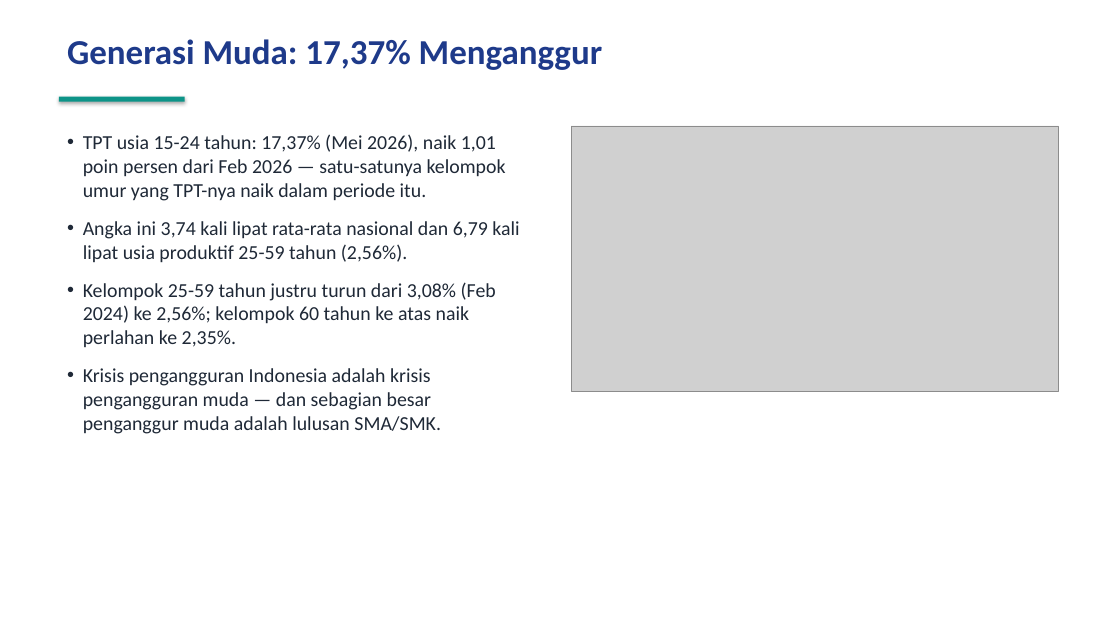
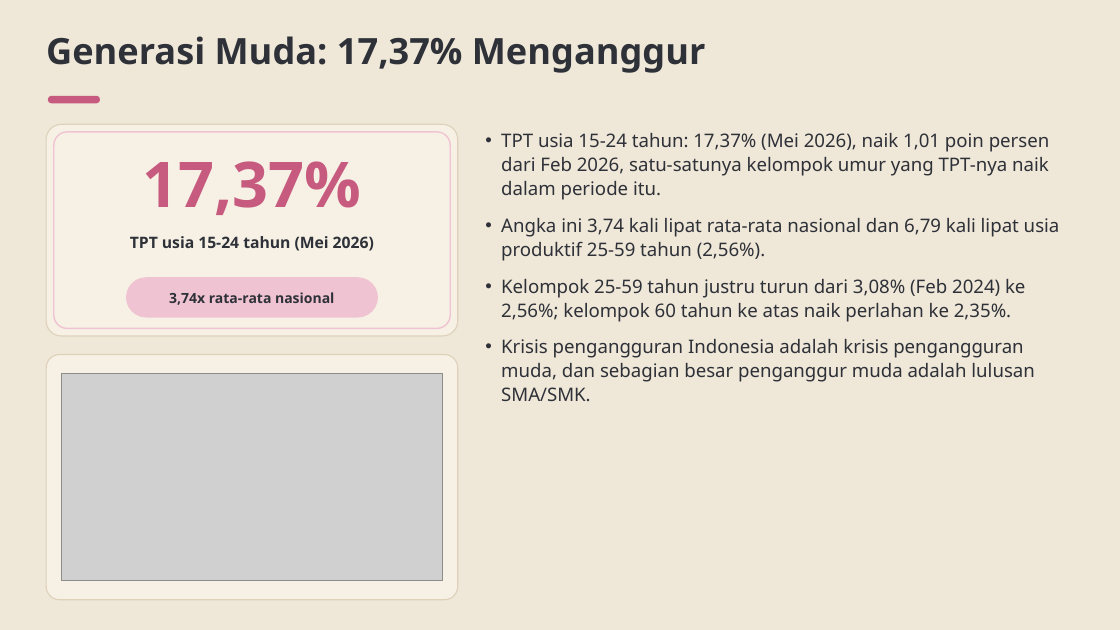
Before and after one commit to baghizash/pengangguran-indonesia-2026, a slide deck: slide 6 of Portofolio-Analisis-Pengangguran-2026.pptx. Drawn at 1120x630 pixels with LibreOffice and Linux fonts; fonts in the diff are those of the drawing; grey boxes stand for pictures. Boxes give left, top, right and bottom in pixels: in the first picture for what was removed or moved away, otherwise in the second. Text is boxed around its words. In the diff, an @@ line names an element or a change of style, - is before the commit and + after.

```diff
--- a/Portofolio-Analisis-Pengangguran-2026.pptx
+++ b/Portofolio-Analisis-Pengangguran-2026.pptx
@@ background #FFFFFF to #EFE7D8 @@
@@ text "Generasi Muda: 17,37% Menganggur": place and size @@
-text "Generasi Muda: 17,37% Menganggur" at <box>67,39,602,70</box>
+text "Generasi Muda: 17,37% Menganggur" at <box>46,36,706,73</box>
@@ text "Generasi Muda: 17,37% Menganggur" at <box>46,36,706,73</box>: size 30 to 31 pt, font Calibri to Noto Sans, text colour #1E3A8A to #2E3138; line spacing 1 to 1.07 @@
@@ rounded rectangle: place and size @@
-rounded rectangle at <box>59,97,185,102</box>
+rounded rectangle at <box>48,96,100,103</box>
@@ rounded rectangle at <box>48,96,100,103</box>: rectangle to rounded rectangle; fill #0D9488 to #C75B7F; shadow off @@
@@ rounded rectangle added at <box>46,124,458,336</box>, fill #F7F1E5, outline #DED2BA 1 pt @@
@@ rounded rectangle added at <box>54,132,450,329</box>, outline #EFC3D2 1.2 pt @@
@@ text "TPT usia 15-24 tahun: 17,37% ...": place and size @@
-text "TPT usia 15-24 tahun: 17,37% ..." at <box>83,134,519,434</box>
+text "TPT usia 15-24 tahun: 17,37% ..." at <box>501,133,1060,401</box>
@@ text at <box>501,133,1050,200</box>: text changed; size 17 to 16 pt; font Calibri to Noto Sans; text colour #1F2937 to #2E3138 @@
-• TPT usia 15-24 tahun: 17,37% (Mei 2026), naik 1,01 poin persen dari Feb 2026 — satu-satunya kelompok umur yang TPT-nya naik dalam periode itu.
+• TPT usia 15-24 tahun: 17,37% (Mei 2026), naik 1,01 poin persen dari Feb 2026, satu-satunya kelompok umur yang TPT-nya naik dalam periode itu.
@@ picture removed at <box>571,126,1059,391</box> @@
@@ text added at <box>143,161,362,215</box>, 54 pt, text #C75B7F, bold @@
+17,37%
@@ text added at <box>130,236,374,251</box>, 13.5 pt, text #2E3138, bold @@
+TPT usia 15-24 tahun (Mei 2026)
@@ text at <box>501,218,1060,322</box>: size 17 to 16 pt, font Calibri to Noto Sans, text colour #1F2937 to #2E3138 in "Angka ini 3,74 kali lipat rata-rata nasional ...", "Kelompok 25-59 tahun justru turun dari 3,08% ..."; line spacing 1 to 1.07; less space between paragraphs @@
@@ rounded rectangle added at <box>126,277,378,318</box>, fill #EFC3D2 @@
@@ text added at <box>169,292,334,305</box>, 12 pt, text #2E3138, bold @@
+3,74x rata-rata nasional
@@ rounded rectangle added at <box>46,355,458,600</box>, fill #F7F1E5, outline #DED2BA 1 pt @@
@@ text at <box>501,339,1034,401</box>: text changed; size 17 to 16 pt; font Calibri to Noto Sans; text colour #1F2937 to #2E3138 @@
-• Krisis pengangguran Indonesia adalah krisis pengangguran muda — dan sebagian besar penganggur muda adalah lulusan SMA/SMK.
+• Krisis pengangguran Indonesia adalah krisis pengangguran muda, dan sebagian besar penganggur muda adalah lulusan SMA/SMK.
@@ picture added at <box>61,374,443,581</box> @@
```
Also in this commit, not shown: 9 other slides changed.
